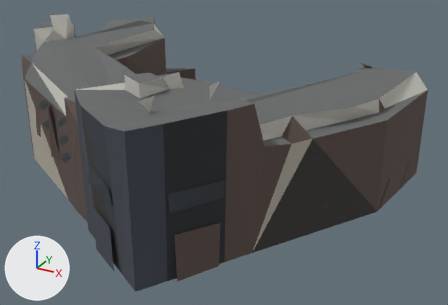
Two versions of the glTF model public/canal-drive/models/oba-staatsliedenbuurt.lod2.glb, one commit apart.
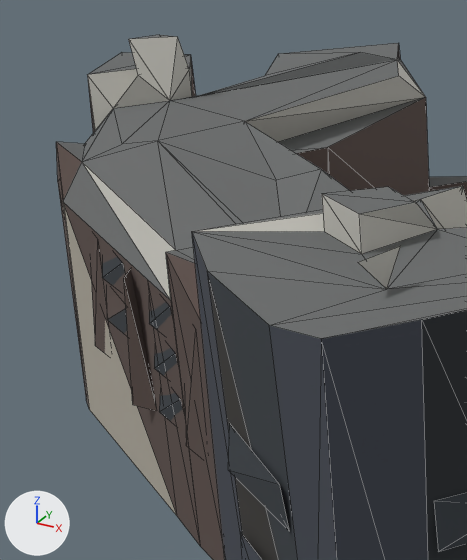
Old and new are each drawn whole from a 50 mm lens placed at (75.2, -100.9, 50.9), pointed at (24.2, -8.1, 4.4) and again close up on the part from 0% to 40% of the width and 0% to 71% of the height. The lights are fixed; the arrows at lower left show +X, +Y and +Z. The older version's two pictures come first. The close-ups show mesh edges as thin lines. Where no turn or scale is listed for an object, it has been applied to the vertices. Vertices at exactly the same position are counted once.

Names of what the first close-up shows: 'lod2'.
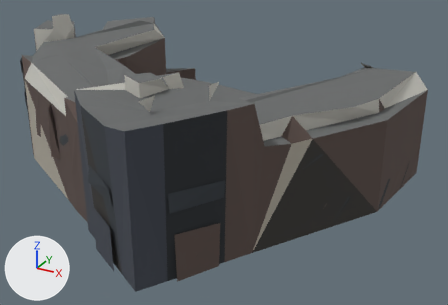
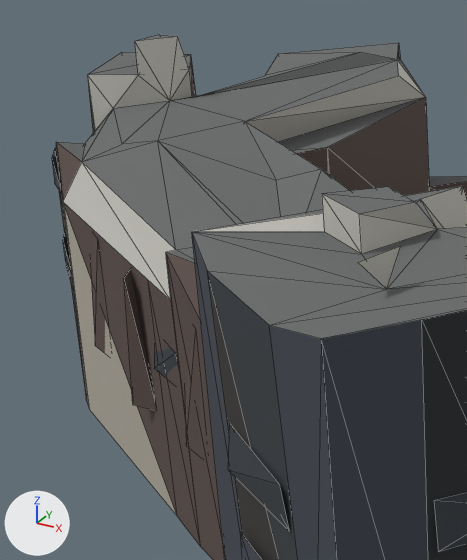
Location of each change, (x1, y1, x2, y2) in pixels of the close-ups (467 x 560 px; the box of a moved part takes in the faces that stretch with it):
'lod2', reshaped: before (56, 35, 467, 560); after (52, 35, 467, 560)
part 1 of me_lod2, deleted: before (107, 295, 127, 334)
part 2 of me_lod2, deleted: before (102, 257, 125, 286)
part 3 of me_lod2, deleted: before (149, 302, 171, 329)
part 4 of me_lod2, deleted: before (159, 393, 183, 421)
part 5 of me_lod2, moved or reshaped: before (154, 348, 177, 376); after (154, 347, 177, 377)
part 6 of me_lod2, built on: before (88, 35, 191, 108); after (52, 35, 191, 282)
part 7 of me_lod2, recoloured (dark grey to grey): (63, 162, 170, 300) in both
part 8 of me_lod2, recoloured: (56, 146, 73, 290) in both

The change in detail:
Material 'Material_6' (mat_material_6) changes colour from dark grey #3c3a37 to grey #bdbcb5; in linear values from (0.0452, 0.0423, 0.0382) to (0.509, 0.503, 0.462).
Material 'Material_8' (mat_material_8) is new.
Its base color is (0.0273, 0.0319, 0.0369) (dark grey #2e3236).
Its roughness is 1.0.
me_lod2 is used by ob_lod2; location (15.21, -8.96, 12.57).
Verts and faces of me_lod2; kept vertices keep their numbers, new ones are numbered from 263.
Before the commit, vertices of me_lod2: 35 (-10.0, -20.9, 0.8), 36 (-10.2, -21.2, -1.9) at pixel (154, 368), 37 (-5.9, -23.6, 0.8) at pixel (175, 353), 38 (-5.7, -23.4, -1.9).
me_lod2 had 263 vertices, 398 faces and spanned x -40.7..40.7, y -37.0..37.0, z -12.6..12.6.
me_lod2 now has 262 vertices, 396 faces and spans x -40.7..40.7, y -37.0..37.0, z -12.6..12.6.
me_lod2 part 1: the loose piece of 4 vertices spanning x -19.1..-14.0, y -18.9..-15.9, z -1.9..0.8 is deleted.
me_lod2 part 2: the loose piece of 4 vertices spanning x -19.1..-14.0, y -18.9..-15.8, z 1.2..3.9 is deleted.
me_lod2 part 3: the loose piece of 4 vertices spanning x -10.2..-5.8, y -23.6..-21.0, z 1.2..3.9 is deleted.
me_lod2 part 4: the loose piece of 4 vertices spanning x -10.2..-5.7, y -23.6..-20.9, z -5.0..-2.3 is deleted.
Part 5, on me_lod2:
Vertices deleted: 35, 38 (with the faces that use them).
New vertex 263 is at (-10.0, -21.0, 0.8).
New vertex 264 is at (-5.8, -23.4, -1.9).
New faces: (36, 37, 263), (36, 264, 37), (37, 264, 263) (mat_material_5 (dark grey #3a4046)).
New faces: (36, 263, 264) (mat_material_2 (brown #5e504b)).
Part 6, on me_lod2:
2 vertices are removed from x -34.4..-33.7, y 4.6..7.3, z 9.9..12.5.
10 faces are deleted.
17 vertices are added at x -35.6..-28.1, y -10.6..3.7, z -5.0..12.6.
5 new faces join them, mat_material_5 (dark grey #3a4046).
5 new faces join them, mat_material_1 (light grey #c9c7bf).
3 new faces join them, mat_material_3 (dark grey #6a6c6c).
3 new faces join them, mat_material_2 (brown #5e504b).
8 new faces join them, mat_material_8 (dark grey #2e3236).
me_lod2 part 7: 1 face spanning x -26.9..-5.7, y -23.7..-10.1, z 4.2..7.0 switches from mat_material_3 (dark grey #6a6c6c) to mat_material_6 (grey #bdbcb5).
me_lod2 part 8: 1 face spanning x -31.0..-29.0, y -9.9..-8.0, z -12.6..7.9 switches from mat_material_2 (brown #5e504b) to mat_material_7 (dark grey #3c3a37).
me_lod2 gains material mat_material_8 (dark grey #2e3236).
